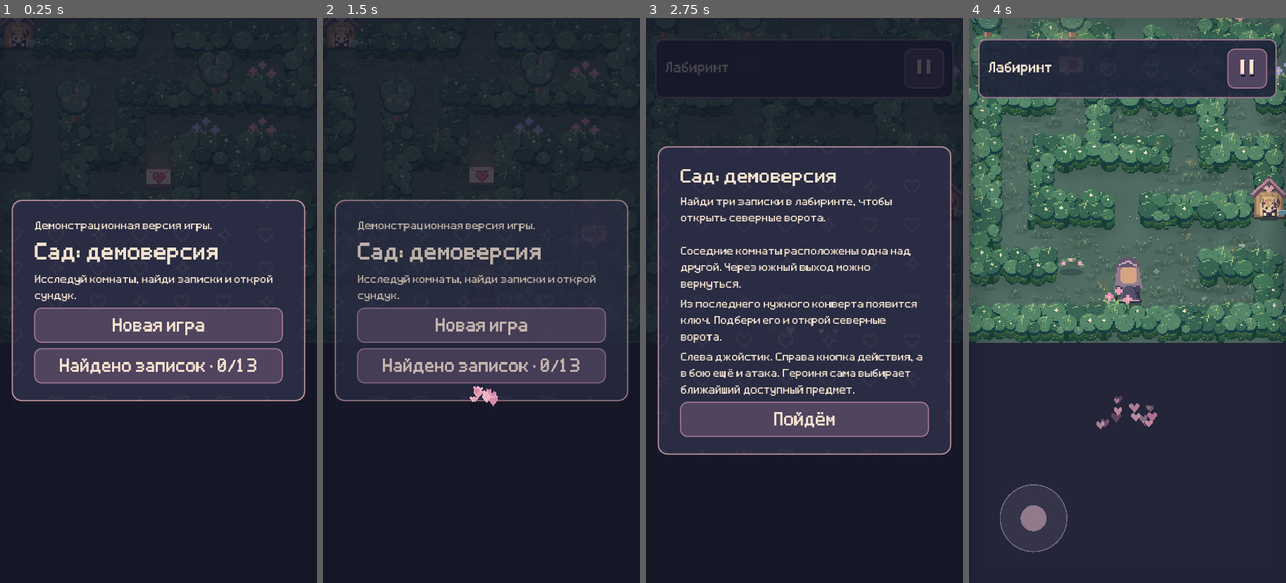
Above: before the commit, frames 1-4 (left to right).
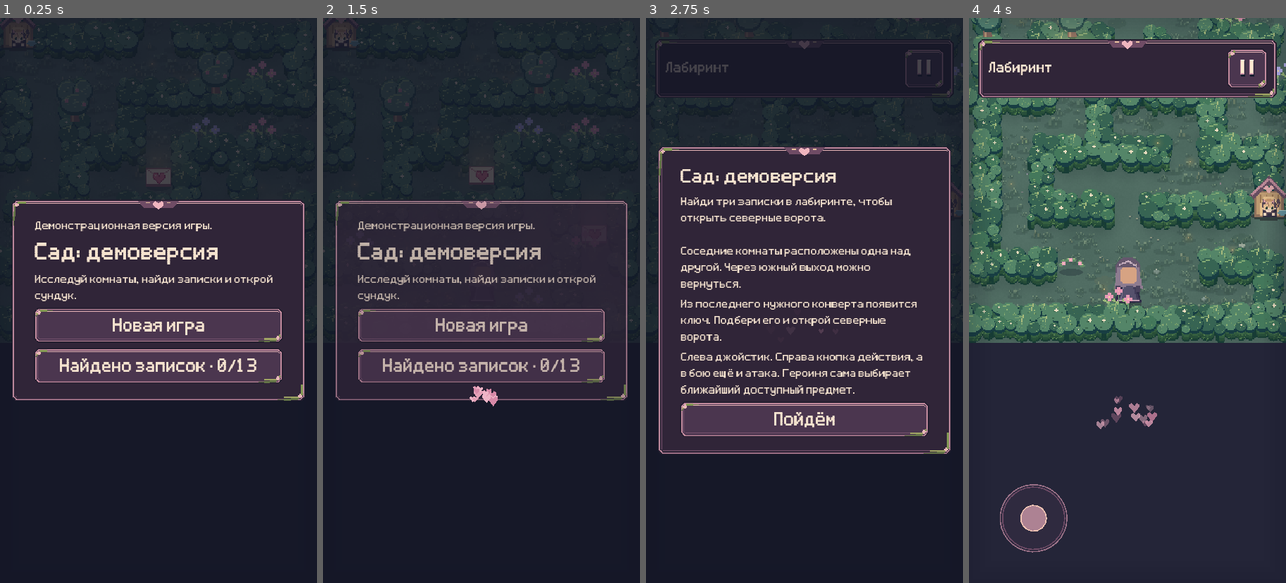
Above: after the commit, the same moments.

Repository: NQUAREx/dina-lovely
Game: Godot game, scene res://main.tscn
Two runs of this game, one before a commit and one after it. Both use one fixed random seed, a clock stepped at 60 frames per second and the inputs below. Sound files missing from this copy of the repository are replaced by a short silence.
Inputs (mouse positions are in pixels of both pictures, inside the frame that each line leads up to):
- Up to frame 1 (0.25 s): no input
- Up to frame 2 (1.5 s): click "Найдено записок · 0/13" at 0.5 s; click "Назад" at 1.25 s
- Up to frame 3 (2.75 s): click "Новая игра" at 2 s
- Up to frame 4 (4 s): click (1247, 68) at 2.75 s; click "Пойдём" at 3.5 s

The runs differ from the first frame. In frame 1, 3.6% of the frame differs, in the area x 3-97%, y 32-68%; in frame 2, 3.5%; in frame 3, 4.2%, in the area x 3-98%, y 3-78%; in frame 4, 2.1%.

Commit message:
Restyle UI with floral pixel frames and action icons

Diff:
--- a/scripts/game.gd
+++ b/scripts/game.gd
@@ -340,16 +340,17 @@
 	if OS.has_feature("web"):
 		JavaScriptBridge.eval("window.gardenHaptic && window.gardenHaptic(" + str(duration) + ")")
 
-func panel_style(color: Color, border: Color = Color("a07890"), radius: int = 12) -> StyleBoxFlat:
-	var style := StyleBoxFlat.new()
-	style.bg_color = color
-	style.border_color = border
-	style.set_border_width_all(2)
-	style.set_corner_radius_all(radius)
-	style.content_margin_left = 16
-	style.content_margin_right = 16
-	style.content_margin_top = 8
-	style.content_margin_bottom = 8
+func panel_style(color: Color, border: Color = Color("a07890"), radius: int = 12) -> StyleBoxTexture:
+	var state:="paper" if color.r>.8 else "panel" if color.r<.23 else "normal"
+	if border==PINK:state="hover"
+	if border==CREAM:state="pressed"
+	var style:=StyleBoxTexture.new()
+	style.texture=load("res://assets/ui/frame_"+state+".png")
+	for side in [SIDE_LEFT,SIDE_TOP,SIDE_RIGHT,SIDE_BOTTOM]:style.set_texture_margin(side,12)
+	style.content_margin_left=16
+	style.content_margin_right=16
+	style.content_margin_top=8
+	style.content_margin_bottom=8
 	return style
 
 func decorate_panel(panel:Control)->void:
@@ -384,10 +385,54 @@
 	b.add_theme_stylebox_override("normal", panel_style(Color("51445f")))
 	b.add_theme_stylebox_override("hover", panel_style(Color("70536e"), PINK))
 	b.add_theme_stylebox_override("pressed", panel_style(Color("97677d"), CREAM))
+	var disabled_style:=panel_style(Color("51445f"))
+	disabled_style.texture=preload("res://assets/ui/frame_disabled.png")
+	b.add_theme_stylebox_override("disabled",disabled_style)
+	b.add_theme_color_override("font_disabled_color",Color("9c859b"))
+	b.add_theme_color_override("font_hover_color",Color("fff0d4"))
+	var focus_style:=StyleBoxFlat.new()
+	focus_style.bg_color=Color.TRANSPARENT
+	focus_style.border_color=Color("f5d5a6")
+	focus_style.set_border_width_all(2)
+	focus_style.set_corner_radius_all(4)
+	b.add_theme_stylebox_override("focus",focus_style)
 	b.resized.connect(fit_button_text.bind(b))
 	b.pressed.connect(ui_button_hearts.bind(b))
 	b.pressed.connect(callback)
 	return b
+
+var action_icon_cache:Dictionary={}
+var action_icon_text:=""
+func update_action_icon()->void:
+	if action_button.text==action_icon_text and action_button.icon!=null:return
+	action_icon_text=action_button.text
+	var groups:={
+		"dig":["dig_action","digging_progress","pickup_shovel"],
+		"axe":["chop_tree","pickup_axe"],"pickaxe":["mine_rock"],
+		"craft":["craft_shovel","craft_pickaxe"],"repair":["repair_shovel"],
+		"water":["water_action","pickup_can"],"fill":["fill_water"],
+		"rake":["clean_bed","uproot_flower","pickup_rake"],
+		"fertilizer":["fertilize_bed","pickup_fertilizer"],"grow":["plant_growing"],
+		"seed":["new_bed_action"],"shears":["snip_plant","pickup_shears"],
+		"drill":["drill_action","pickup_drill"],"letter":["read_letter"],
+		"book":["read_book"],"stats":["read_statistics"],
+		"key":["pickup_gate_key","gate_key_action"],"gate":["open_gate","open_house_door"],
+		"chest":["open_chest"],"rune":["pickup_rune","press_rune","insert_rune"],
+		"reset":["puzzle_reset_action"],"wear":["wear_accessory"],
+		"sit":["sit_action"],"stand":["stand_action"],"swing":["swing_action"],
+		"apple":["eat_apple"],"berries":["eat_berries"],"fish":["take_fish"],
+		"feed":["feed_cat"],"cat":["meet_cat"],"pet":["pet_cat_action"],
+		"skull":["take_skull"],"insert_skull":["insert_skull"],"write":["write_reply"],
+		"medkit":["use_medkit"],"material":["pickup_material"],"flashlight":["pickup_flashlight"]}
+	var name:="take"
+	for icon_name in groups:
+		for key in groups[icon_name]:
+			if content.ui.has(key) and action_button.text==tx(key):name=icon_name;break
+	if not action_icon_cache.has(name):action_icon_cache[name]=load("res://assets/ui/action_"+name+".png")
+	action_button.icon=action_icon_cache[name]
+	action_button.expand_icon=true
+	action_button.add_theme_constant_override("icon_max_width",26)
+	action_button.add_theme_constant_override("h_separation",6)
 
 func ui_button_hearts(control:Button)->void:
 	if control==action_button or not is_instance_valid(ui_hearts):return
@@ -398,6 +443,7 @@
 
 func fit_button_text(control: Button) -> void:
 	var available_width := maxf(1, control.size.x - control.get_theme_stylebox("normal").get_minimum_size().x - 4)
+	if control.icon!=null:available_width-=34
 	var font_size := 30
 	while font_size > 16 and control.get_theme_font("font").get_string_size(control.text, HORIZONTAL_ALIGNMENT_LEFT, -1, font_size).x > available_width:
 		font_size -= 1
@@ -462,6 +508,9 @@
 	action_button.button_up.connect(world_tools.stop_drill)
 	hud.add_child(action_button)
 	attack_button = button(tx("attack_action"), func(): attack(), 120)
+	attack_button.icon=preload("res://assets/ui/action_attack.png")
+	attack_button.expand_icon=true
+	attack_button.add_theme_constant_override("icon_max_width",26)
 	attack_button.button_down.connect(func(): attack_held = true)
 	attack_button.button_up.connect(func(): attack_held = false)
 	hud.add_child(attack_button)
@@ -532,10 +581,14 @@
 	enemy_count_progress.show_percentage = false
 	enemy_count_progress.mouse_filter = Control.MOUSE_FILTER_IGNORE
 	var background := StyleBoxFlat.new()
-	background.bg_color = Color("252438")
+	background.bg_color = Color("302538")
+	background.border_color=Color("bf8b9e")
+	background.set_border_width_all(2)
 	background.set_corner_radius_all(3)
 	var fill := StyleBoxFlat.new()
-	fill.bg_color = Color("b97591")
+	fill.bg_color = Color("cc95a5")
+	fill.border_color=Color("edc4b2")
+	fill.set_border_width_all(1)
 	fill.set_corner_radius_all(3)
 	enemy_count_progress.add_theme_stylebox_override("background", background)
 	enemy_count_progress.add_theme_stylebox_override("fill", fill)
@@ -1899,6 +1952,7 @@
 	elif nearest>=0:action_button.text=action_text(objects[nearest])
 	if level==3 and held_item=="shovel" and nearest<0: action_button.text=tx("dig_action") if task_time<=0 else tx("digging_progress")
 	if held_item=="drill" and nearest<0:action_button.text=tx("drill_action")
+	update_action_icon()
 	fit_button_text(action_button)
 	switch_button.visible = playing and not save_data.get("world_kit",[]).is_empty()
 	drop_button.visible=playing and not held_item.is_empty()
--- a/scripts/letter_paper.gd
+++ b/scripts/letter_paper.gd
@@ -2,4 +2,10 @@
 func _draw() -> void:
  draw_rect(Rect2(Vector2(8,12),size),Color(0,0,0,.25))
  draw_colored_polygon(PackedVector2Array([Vector2(0,4),Vector2(size.x-8,0),Vector2(size.x,size.y-4),Vector2(4,size.y)]),Color('#fffaf1'))
- draw_rect(Rect2(Vector2(15,16),size-Vector2(30,32)),Color('#d8c6b1'),false,2)
+ draw_rect(Rect2(Vector2(15,16),size-Vector2(30,32)),Color('#ba879a'),false,2)
+
+ draw_rect(Rect2(Vector2(19,20),size-Vector2(38,40)),Color("#e2b5b5"),false,1)
+ for p in [Vector2(16,16),Vector2(size.x-16,size.y-16)]:
+  draw_line(p+Vector2(-5,10),p+Vector2(9,-5),Color("#8f9a67"),2)
+  for offset in [Vector2(-3,0),Vector2(3,0),Vector2(0,-3),Vector2(0,3)]:draw_rect(Rect2(p+offset-Vector2(2,2),Vector2(4,4)),Color("#dba6b5"))
+  draw_rect(Rect2(p-Vector2(1,1),Vector2(2,2)),Color("#e3bf7e"))
--- a/scripts/letter_view.gd
+++ b/scripts/letter_view.gd
@@ -87,7 +87,10 @@
     close_button.expand_icon = true
     close_button.add_theme_constant_override("icon_max_width", 38)
     close_button.tooltip_text = game.tx("reply_close_symbol")
-    close_button.flat = true
+    close_button.flat = false
+    close_button.add_theme_stylebox_override("normal", game.panel_style(Color("51445f")))
+    close_button.add_theme_stylebox_override("hover", game.panel_style(Color("70536e"), game.PINK))
+    close_button.add_theme_stylebox_override("pressed", game.panel_style(Color("97677d"), game.CREAM))
     close_button.position = Vector2(400, 8)
     close_button.size = Vector2(60, 60)
     close_button.pressed.connect(game.ui_button_hearts.bind(close_button))
--- a/scripts/touch_stick.gd
+++ b/scripts/touch_stick.gd
@@ -5,6 +5,9 @@
 func _draw() -> void:
 	if not is_instance_valid(game) or not game.playing or game.paused or game.transition: return
 	var p: Vector2 = game.joy_origin if game.joy_active else Vector2(110, get_viewport_rect().size.y-110)
-	draw_circle(p,57,Color(.9,.8,.9,.09))
-	draw_arc(p,57,0,TAU,32,Color(.9,.8,.9,.35),2)
-	draw_circle(p+game.joy_vector*43,22,Color(.92,.75,.82,.5))
+	draw_circle(p,57,Color(.29,.21,.31,.30))
+	draw_arc(p,57,0,TAU,32,Color(.84,.60,.69,.65),2)
+	draw_circle(p+game.joy_vector*43,22,Color(.89,.66,.72,.7))
+
+	draw_arc(p,53,0,TAU,32,Color("6c4a65"),2)
+	draw_arc(p+game.joy_vector*43,22,0,TAU,16,Color("efc3b3"),2)
--- a/scripts/ui_pattern.gd
+++ b/scripts/ui_pattern.gd
@@ -1,5 +1,5 @@
 extends Control
-## Quiet pixel motifs, drawn once per resize beneath menu content.
+## Border-only pixel ornaments; never receives input or changes container sizing.
 var panel:Control
 func _ready()->void:
  mouse_filter=Control.MOUSE_FILTER_IGNORE
@@ -11,14 +11,11 @@
  position=Vector2.ZERO
  size=panel.size
 func _draw()->void:
- var heart:=PackedVector2Array([Vector2(-9,-12),Vector2(-3,-12),Vector2(-3,-9),Vector2(3,-9),Vector2(3,-12),Vector2(9,-12),Vector2(9,-9),Vector2(12,-9),Vector2(12,0),Vector2(9,0),Vector2(9,3),Vector2(6,3),Vector2(6,6),Vector2(3,6),Vector2(3,9),Vector2(-3,9),Vector2(-3,6),Vector2(-6,6),Vector2(-6,3),Vector2(-9,3),Vector2(-9,0),Vector2(-12,0),Vector2(-12,-9),Vector2(-9,-9),Vector2(-9,-12)])
- var star:=PackedVector2Array([Vector2(0,-12),Vector2(3,-12),Vector2(3,-6),Vector2(6,-6),Vector2(6,-3),Vector2(12,-3),Vector2(12,0),Vector2(6,0),Vector2(6,3),Vector2(3,3),Vector2(3,9),Vector2(0,9),Vector2(0,3),Vector2(-3,3),Vector2(-3,0),Vector2(-9,0),Vector2(-9,-3),Vector2(-3,-3),Vector2(-3,-6),Vector2(0,-6),Vector2(0,-12)])
- var columns:=maxi(3,roundi(size.x/76.0))
- var rows:=maxi(1,roundi(size.y/62.0))
- var step:=size/Vector2(columns,rows)
- for row in range(-1,rows+1):
-  for column in range(-1,columns+1):
-   var p:Vector2=(Vector2(column,row)*step+Vector2(4,4)).round()
-   var shape:=PackedVector2Array()
-   for point in (star if (row+column)%3==0 else heart):shape.append(point+p)
-   draw_polyline(shape,Color(1,.78,.87,.055),2.0,false)
+ var x:=floorf(size.x/2)
+ var heart:=PackedVector2Array([Vector2(-9,3),Vector2(-5,0),Vector2(0,4),Vector2(5,0),Vector2(9,3),Vector2(9,7),Vector2(0,15),Vector2(-9,7)])
+ var badge:=PackedVector2Array([Vector2(x-35,2),Vector2(x-25,14),Vector2(x+25,14),Vector2(x+35,2)])
+ draw_colored_polygon(badge,Color("6f4c65"))
+ for i in range(heart.size()):heart[i]+=Vector2(x,2)
+ draw_colored_polygon(heart,Color("efb5be"))
+ draw_line(Vector2(x-21,5),Vector2(x-14,5),Color("e9c29e"),2)
+ draw_line(Vector2(x+14,5),Vector2(x+21,5),Color("e9c29e"),2)
Binary file added: assets/ui/action_apple.png
Not shown, added: assets/ui/action_apple.png.import
Binary file added: assets/ui/action_attack.png
Not shown, added: assets/ui/action_attack.png.import
Binary file added: assets/ui/action_axe.png
Not shown, added: assets/ui/action_axe.png.import
Binary file added: assets/ui/action_berries.png
Not shown, added: assets/ui/action_berries.png.import
Binary file added: assets/ui/action_book.png
Not shown, added: assets/ui/action_book.png.import
Binary file added: assets/ui/action_cat.png
Not shown, added: assets/ui/action_cat.png.import
(and 83 more such lines)
